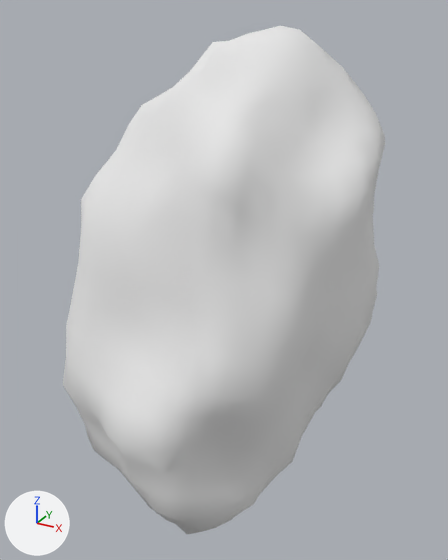
Renders of the OBJ model RG3D-project/models/asteroids/a1/Asteroids.obj from each side of a commit.
Both versions are drawn from a 50 mm camera at (2.46, -6.26, 2.93) aimed at (-0.91, -0.14, -0.14). The axes (+X, +Y, +Z) are drawn at lower left. The lights are the same throughout. Where no turn or scale is listed for an object, it has been applied to the vertices.

The first picture shows 'Pedra1'.
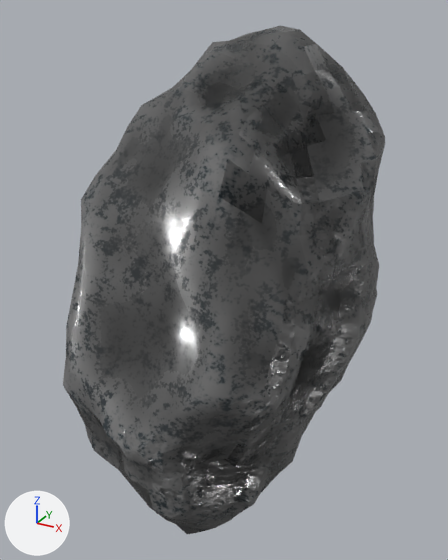
The newer file is also turned or shifted as a whole; pictures and numbers use the older file's frame.

Location of each change, (x1, y1, x2, y2) in pixels of the pictures (448 x 560 px):
'Pedra1', surface changed (white to grey)
    both: (63, 26, 385, 534)

The change, as a diff of the scene's bpy script:
```diff
--- a/RG3D-project/models/asteroids/a1/Asteroids.obj.py
+++ b/RG3D-project/models/asteroids/a1/Asteroids.obj.py
@@ img_normal_png @@
+img_normal_png = load_image('normal.png', '../a2/normal.png', 2048, 2048, 'sRGB')
@@ img_diffuse_png @@
+img_diffuse_png = load_image('diffuse.png', 'diffuse.png', 2048, 2048, 'sRGB')
@@ img_roughness_png @@
+img_roughness_png = load_image('roughness.png', 'roughness.png', 2048, 2048, 'sRGB')
@@ mat_pedra1 @@
 n0 = _N.new('ShaderNodeBsdfPrincipled'); n0.name = 'Principled BSDF'
-n0.inputs[2].default_value = 1.0  # 'Roughness'
 n1 = _N.new('ShaderNodeOutputMaterial'); n1.name = 'Material Output'
+n2 = _N.new('ShaderNodeTexImage'); n2.name = 'Image Texture'
+n2.image = img_diffuse_png
+n3 = _N.new('ShaderNodeTexImage'); n3.name = 'Image Texture.001'
+n3.image = img_roughness_png
+n4 = _N.new('ShaderNodeTexImage'); n4.name = 'Image Texture.002'
+n4.image = img_normal_png
+n5 = _N.new('ShaderNodeNormalMap'); n5.name = 'Normal Map'
 _L.new(n0.outputs[0], n1.inputs[0])  # 'BSDF' to 'Surface'
+_L.new(n2.outputs[0], n0.inputs[0])  # 'Color' to 'Base Color'
+_L.new(n3.outputs[0], n0.inputs[2])  # 'Color' to 'Roughness'
+_L.new(n4.outputs[0], n5.inputs[1])  # 'Color' to 'Color'
+_L.new(n5.outputs[0], n0.inputs[5])  # 'Normal' to 'Normal'
```
